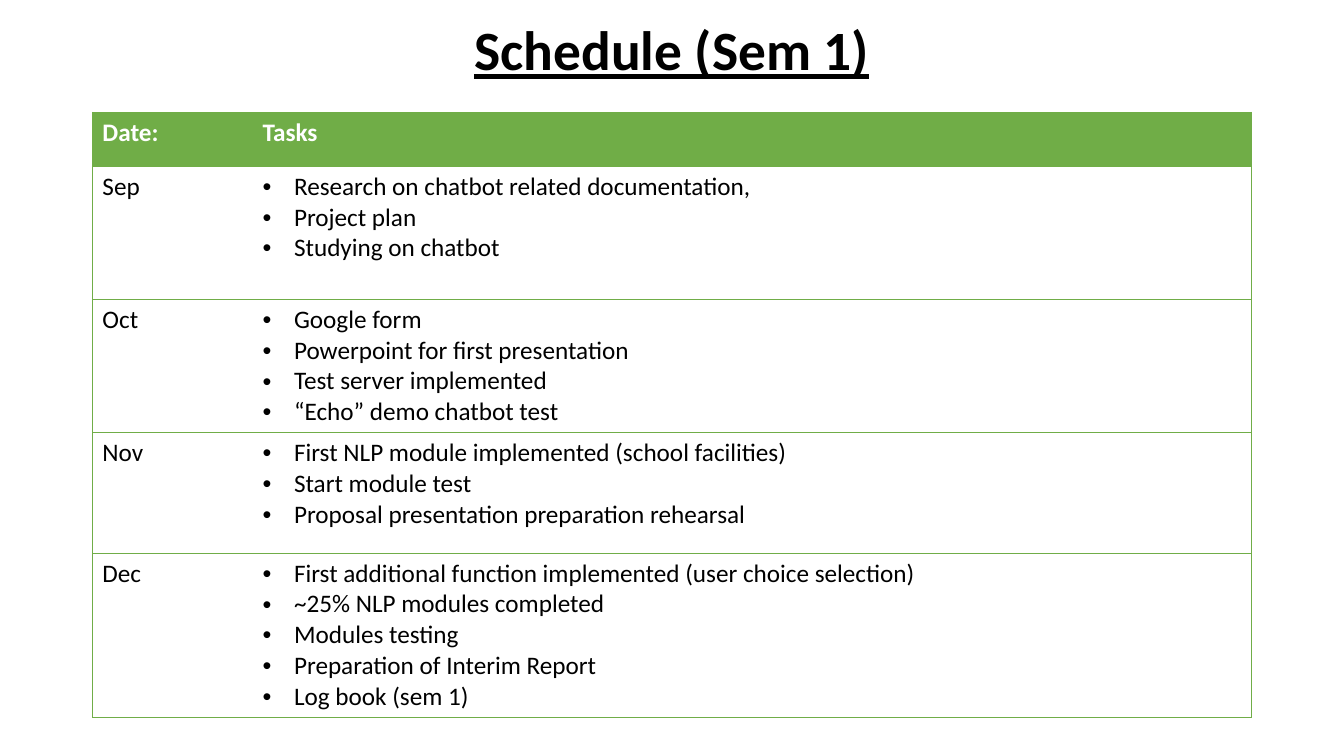
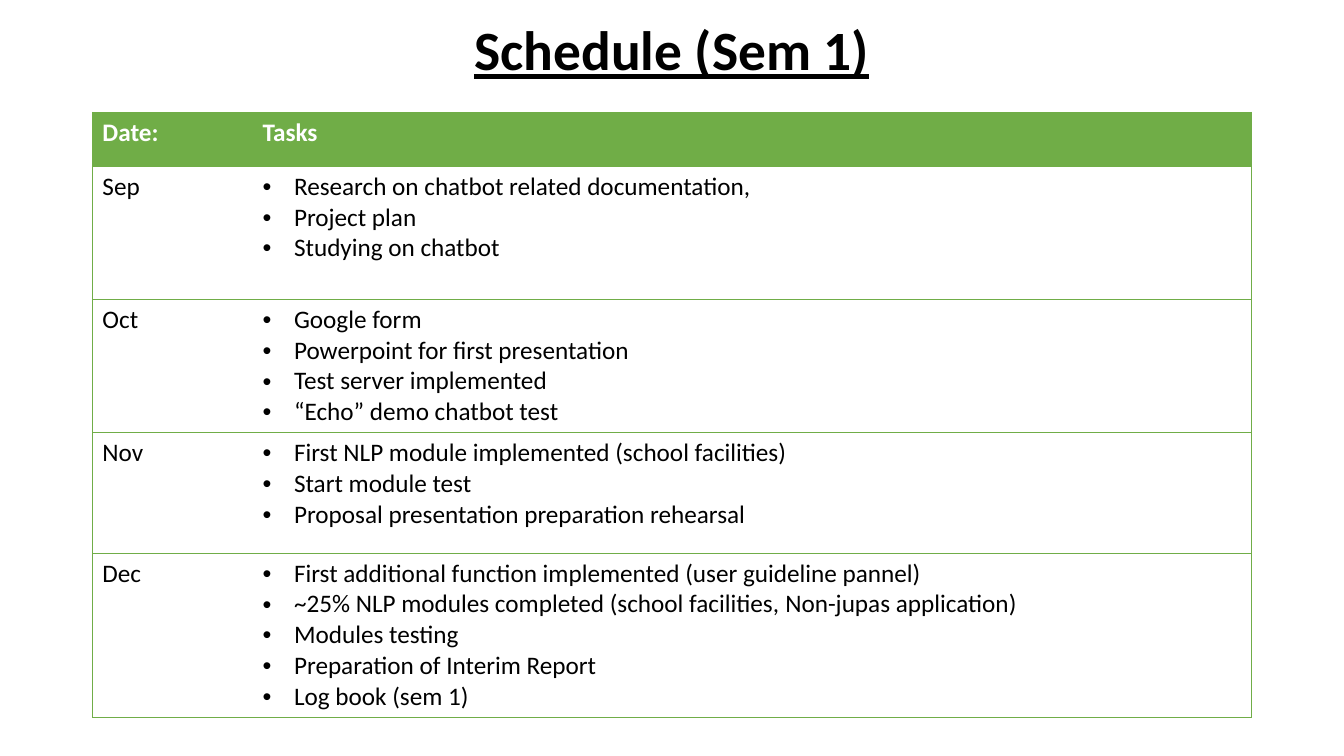
Before and after one commit to casey46ckc/Asso-yr2-FYP, a slide deck: slide 15 of fyp powerpoint/Fyp_revised_v1.1.pptx. Drawn at 1344x756 pixels with LibreOffice and Linux fonts; fonts in the diff are those of the drawing; background and template pictures are left out. Boxes give left, top, right and bottom in pixels: in the first picture for what was removed or moved away, otherwise in the second. Text is boxed around its words. In the diff, an @@ line names an element or a change of style, - is before the commit and + after.

```diff
--- a/fyp powerpoint/Fyp_revised_v1.1.pptx
+++ b/fyp powerpoint/Fyp_revised_v1.1.pptx
@@ table at [93,112,1252,714] @@
-row 5, column 2: First additional function implemented (user choice selection) / ~25% NLP modules completed / Modules testing / Preparation of Interim Report / Log book (sem 1)
+row 5, column 2: First additional function implemented (user guideline pannel) / ~25% NLP modules completed (school facilities, Non-jupas application) / Modules testing / Preparation of Interim Report / Log book (sem 1)
```
Also in this commit, not shown: 3 other slides changed, 2 other files.
